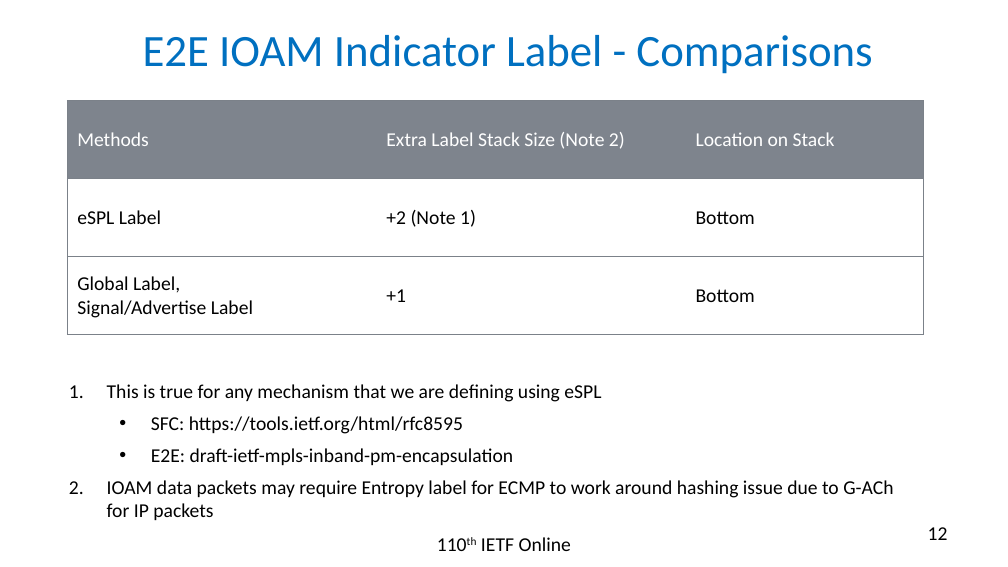
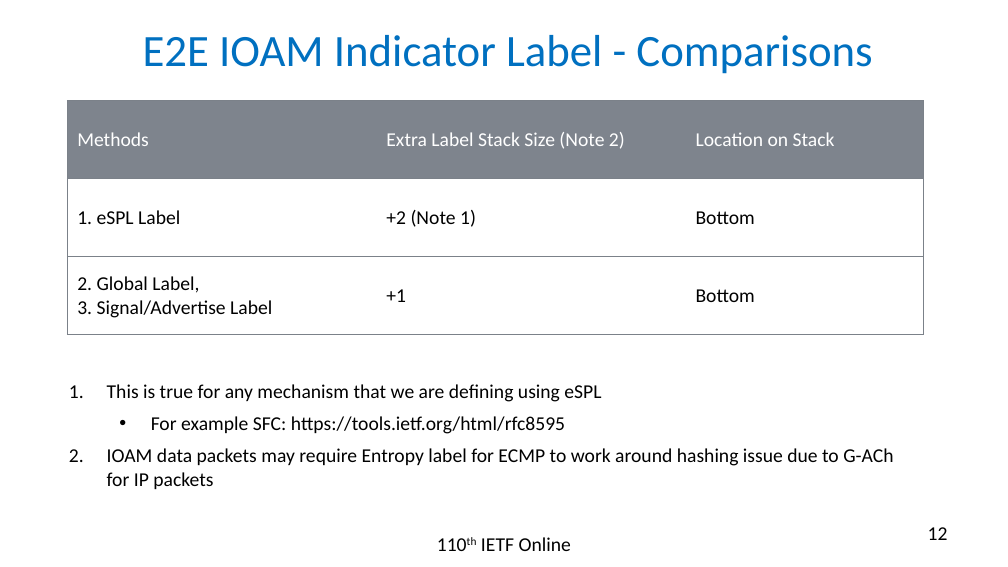
Before and after one commit to rakgandhi/ietf-slides, a slide deck: slide 12 of draft-gandhi-mpls-ioam-sr-06.pptx. Drawn at 1008x567 pixels with LibreOffice and Linux fonts; fonts in the diff are those of the drawing. Boxes give left, top, right and bottom in pixels: in the first picture for what was removed or moved away, otherwise in the second. Text is boxed around its words. In the diff, an @@ line names an element or a change of style, - is before the commit and + after.

```diff
--- a/draft-gandhi-mpls-ioam-sr-06.pptx
+++ b/draft-gandhi-mpls-ioam-sr-06.pptx
@@ table at [68, 101, 925, 335] @@
-row 2, column 1: eSPL Label
+row 2, column 1: 1. eSPL Label
-row 3, column 1: Global Label, / Signal/Advertise Label
+row 3, column 1: 2. Global Label, / 3. Signal/Advertise Label
@@ text at [151, 416, 565, 434]: text changed @@
-  • SFC: https://tools.ietf.org/html/rfc8595
-  • E2E: draft-ietf-mpls-inband-pm-encapsulation
+  • For example SFC: https://tools.ietf.org/html/rfc8595
```
Also in this commit, not shown: 1 other slide changed, 1 other file.
